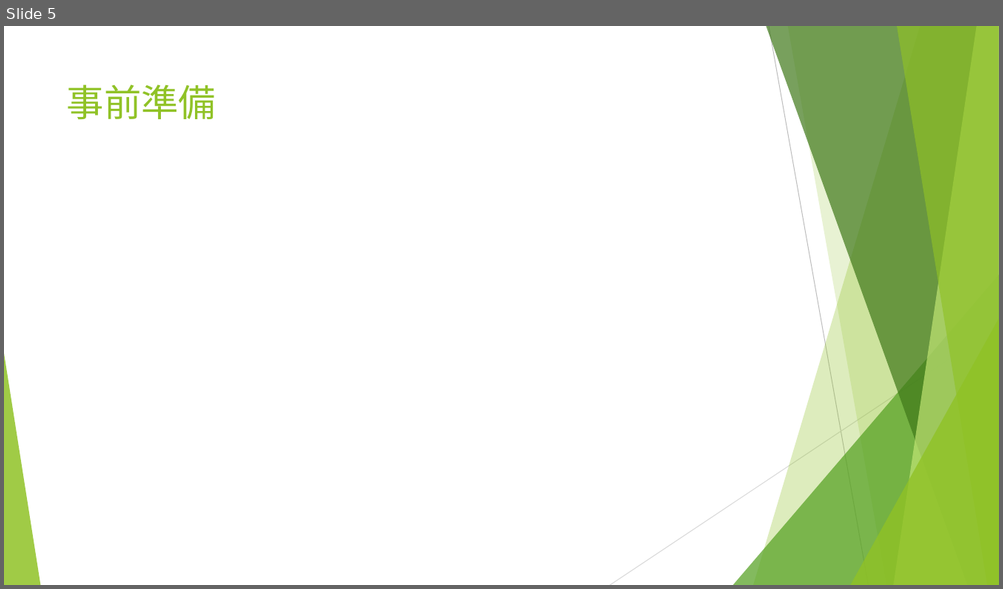
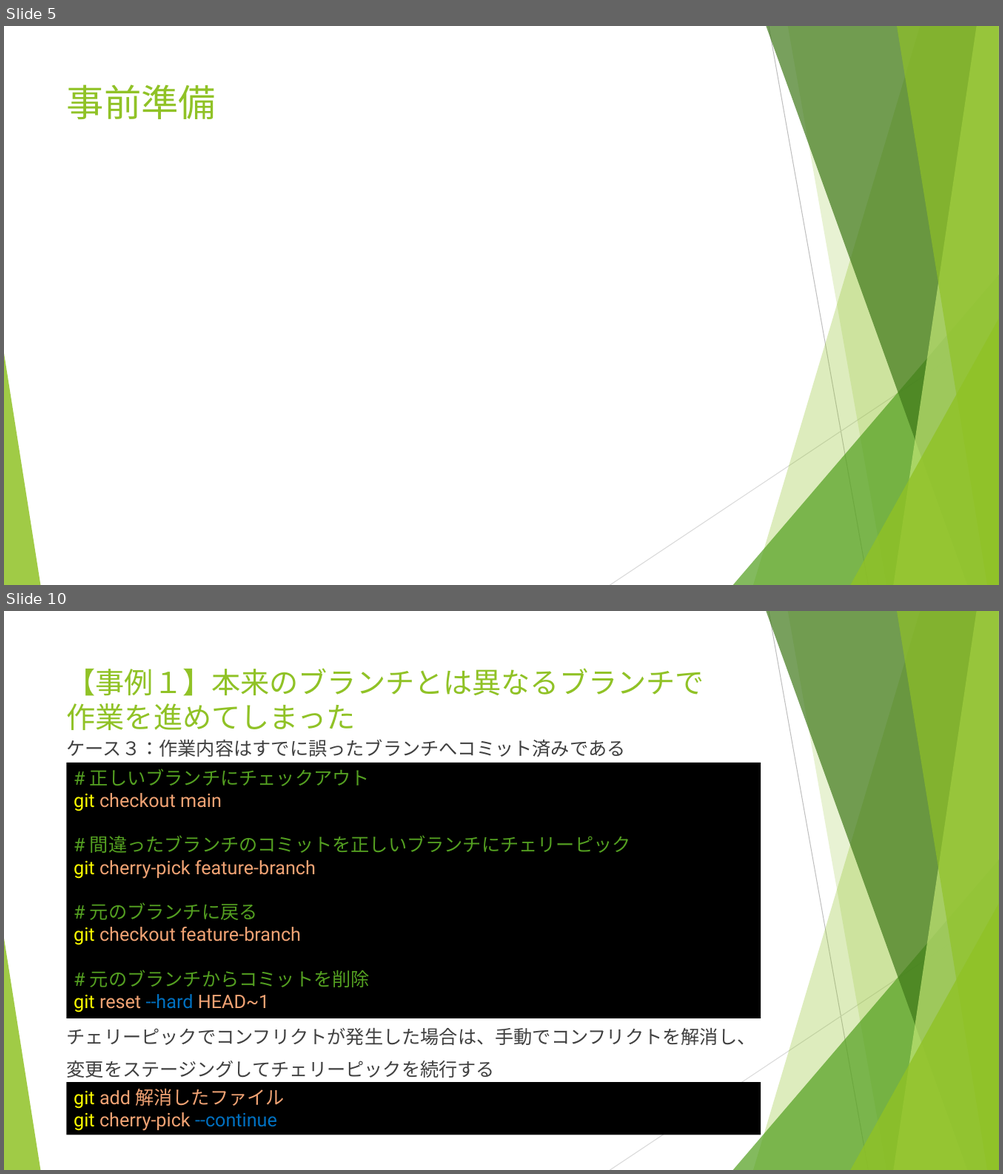
Before and after one commit to yusuke8655/git-trouble-shooting, a slide deck: Gitトラブルシューティング.pptx. Shown one above the other, each under a label of ours: slide 5 before the commit, slides 5 and 10 after it; the slides between them are not shown. The pictures are 1003x589 and 1003x1174 pixels, drawn with LibreOffice and Linux fonts; fonts in the diff are those of the drawing. Boxes give left, top, right and bottom in pixels: in the first picture for what was removed or moved away, otherwise in the second. Text is boxed around its words. In the diff, an @@ line names an element or a change of style, - is before the commit and + after.

Commit message:
事例１を作成

```diff
--- a/Gitトラブルシューティング.pptx
+++ b/Gitトラブルシューティング.pptx
@@ slide 10 added at bbox=[4, 611, 999, 1170], background #FFFFFF; not listed: 10 template elements that a slide beside it also shows @@
@@ title added at bbox=[67, 668, 704, 730], 28 pt, text #90C226 @@
+【事例１】本来のブランチとは異なるブランチで
+作業を進めてしまった
@@ text added at bbox=[67, 739, 626, 757], 18 pt, text #404040 @@
+ケース３：作業内容はすでに誤ったブランチへコミット済みである
@@ rectangle added at bbox=[67, 763, 761, 1019], fill #000000, 18 pt, text #54A021 @@
+# 正しいブランチにチェックアウト
+git checkout main
+# 間違ったブランチのコミットを正しいブランチにチェリーピック
+git cherry-pick feature-branch
+# 元のブランチに戻る
+git checkout feature-branch
+# 元のブランチからコミットを削除
+git reset --hard HEAD~1
@@ text added at bbox=[67, 1028, 756, 1078], 18 pt, text #404040 @@
+チェリーピックでコンフリクトが発生した場合は、手動でコンフリクトを解消し、
+変更をステージングしてチェリーピックを続行する
@@ rectangle added at bbox=[67, 1082, 761, 1136], fill #000000, 18 pt, text #F1A374 @@
+git add 解消したファイル
+git cherry-pick --continue
```
Also in this commit, not shown: 1 slide changed, 5 other slides added.
